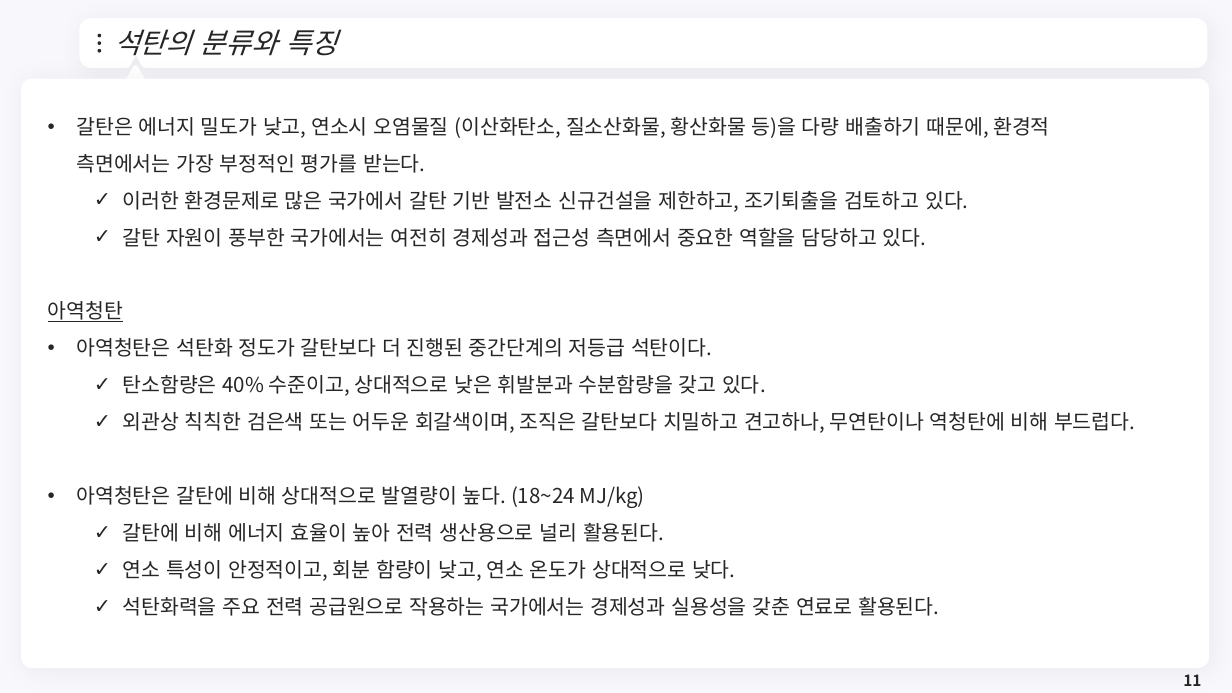
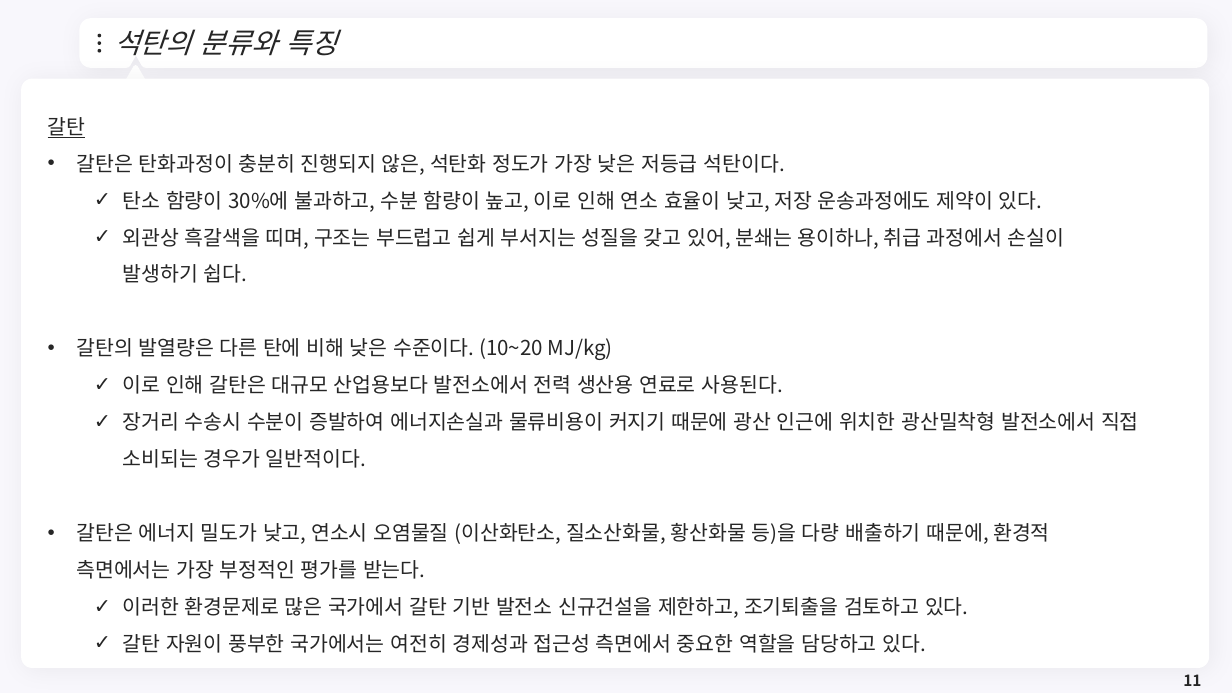
Before and after one commit to meandthey/Teaching, a slide deck: slide 11 of 에너지경제학/자원에너지경제학_Chapter_4 (석탄).pptx. Drawn at 1232x693 pixels with LibreOffice and Linux fonts; fonts in the diff are those of the drawing; background and template pictures are left out. Boxes give left, top, right and bottom in pixels: in the first picture for what was removed or moved away, otherwise in the second. Text is boxed around its words. In the diff, an @@ line names an element or a change of style, - is before the commit and + after.

```diff
--- a/에너지경제학/자원에너지경제학_Chapter_4 (석탄).pptx
+++ b/에너지경제학/자원에너지경제학_Chapter_4 (석탄).pptx
@@ text at bbox=[48, 117, 1139, 468]: paragraphs added @@
+갈탄
+• 갈탄은 탄화과정이 충분히 진행되지 않은, 석탄화 정도가 가장 낮은 저등급 석탄이다.
+  ✓ 탄소 함량이 30%에 불과하고, 수분 함량이 높고, 이로 인해 연소 효율이 낮고, 저장 운송과정에도 제약이 있다.
+  ✓ 외관상 흑갈색을 띠며, 구조는 부드럽고 쉽게 부서지는 성질을 갖고 있어, 분쇄는 용이하나, 취급 과정에서 손실이 발생하기 쉽다.
+• 갈탄의 발열량은 다른 탄에 비해 낮은 수준이다. (10~20 MJ/kg)
+  ✓ 이로 인해 갈탄은 대규모 산업용보다 발전소에서 전력 생산용 연료로 사용된다.
+  ✓ 장거리 수송시 수분이 증발하여 에너지손실과 물류비용이 커지기 때문에 광산 인근에 위치한 광산밀착형 발전소에서 직접 소비되는 경우가 일반적이다.
@@ text at bbox=[48, 301, 1135, 616]: paragraphs removed @@
-아역청탄
-• 아역청탄은 석탄화 정도가 갈탄보다 더 진행된 중간단계의 저등급 석탄이다.
-  ✓ 탄소함량은 40% 수준이고, 상대적으로 낮은 휘발분과 수분함량을 갖고 있다.
-  ✓ 외관상 칙칙한 검은색 또는 어두운 회갈색이며, 조직은 갈탄보다 치밀하고 견고하나, 무연탄이나 역청탄에 비해 부드럽다.
-• 아역청탄은 갈탄에 비해 상대적으로 발열량이 높다. (18~24 MJ/kg)
-  ✓ 갈탄에 비해 에너지 효율이 높아 전력 생산용으로 널리 활용된다.
-  ✓ 연소 특성이 안정적이고, 회분 함량이 낮고, 연소 온도가 상대적으로 낮다.
-  ✓ 석탄화력을 주요 전력 공급원으로 작용하는 국가에서는 경제성과 실용성을 갖춘 연료로 활용된다.
```
Also in this commit, not shown: 3 other slides changed, 12 slides added.
